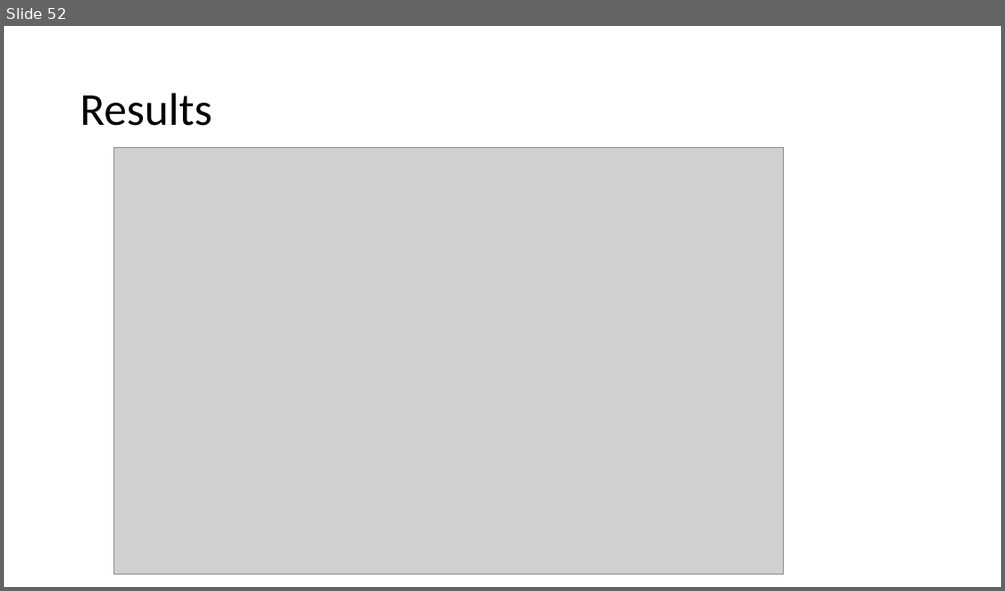
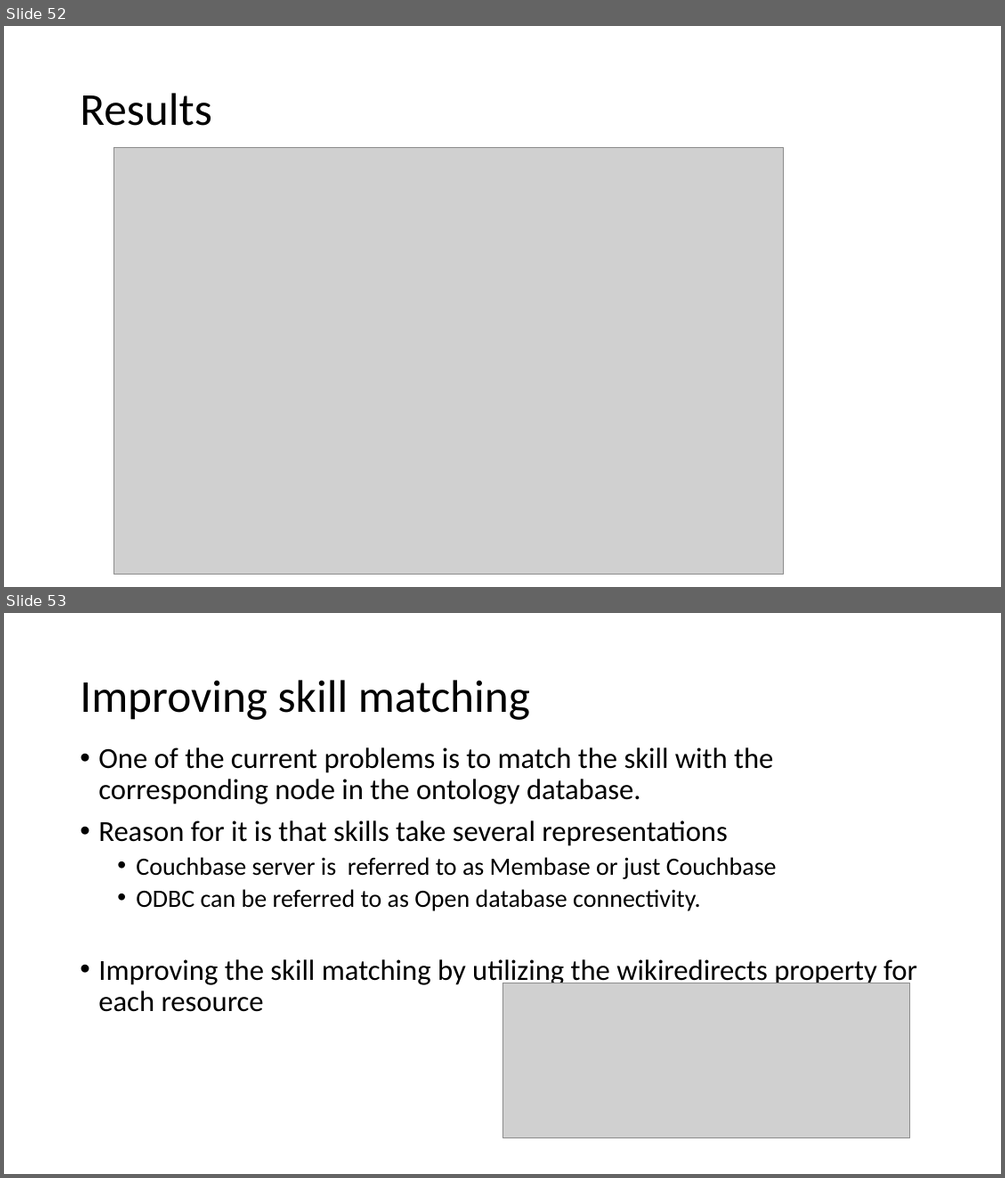
Before and after one commit to yeshbash/CS297, a slide deck: CS297-2.pptx. Shown one above the other, each under a label of ours: slide 52 before the commit, slides 52 and 53 after it. The pictures are 1005x591 and 1005x1178 pixels, drawn with LibreOffice and Linux fonts; fonts in the diff are those of the drawing; grey boxes stand for pictures. Boxes give left, top, right and bottom in pixels: in the first picture for what was removed or moved away, otherwise in the second. Text is boxed around its words. In the diff, an @@ line names an element or a change of style, - is before the commit and + after.

```diff
--- a/CS297-2.pptx
+++ b/CS297-2.pptx
@@ slide 53 added at bbox=[4, 613, 1001, 1174], background #FFFFFF @@
@@ title added at bbox=[80, 680, 530, 720], 44 pt, text #000000 @@
+Improving skill matching
@@ text added at bbox=[98, 747, 917, 1012], 28 pt, text #000000 @@
+• One of the current problems is to match the skill with the corresponding node in the ontology database.
+• Reason for it is that skills take several representations
+  • Couchbase server is referred to as Membase or just Couchbase
+  • ODBC can be referred to as Open database connectivity.
+  • Improving the skill matching by utilizing the wikiredirects property for each resource
@@ picture added at bbox=[502, 982, 910, 1137] @@
```
Also in this commit, not shown: 7 other slides added, 8 other files.
